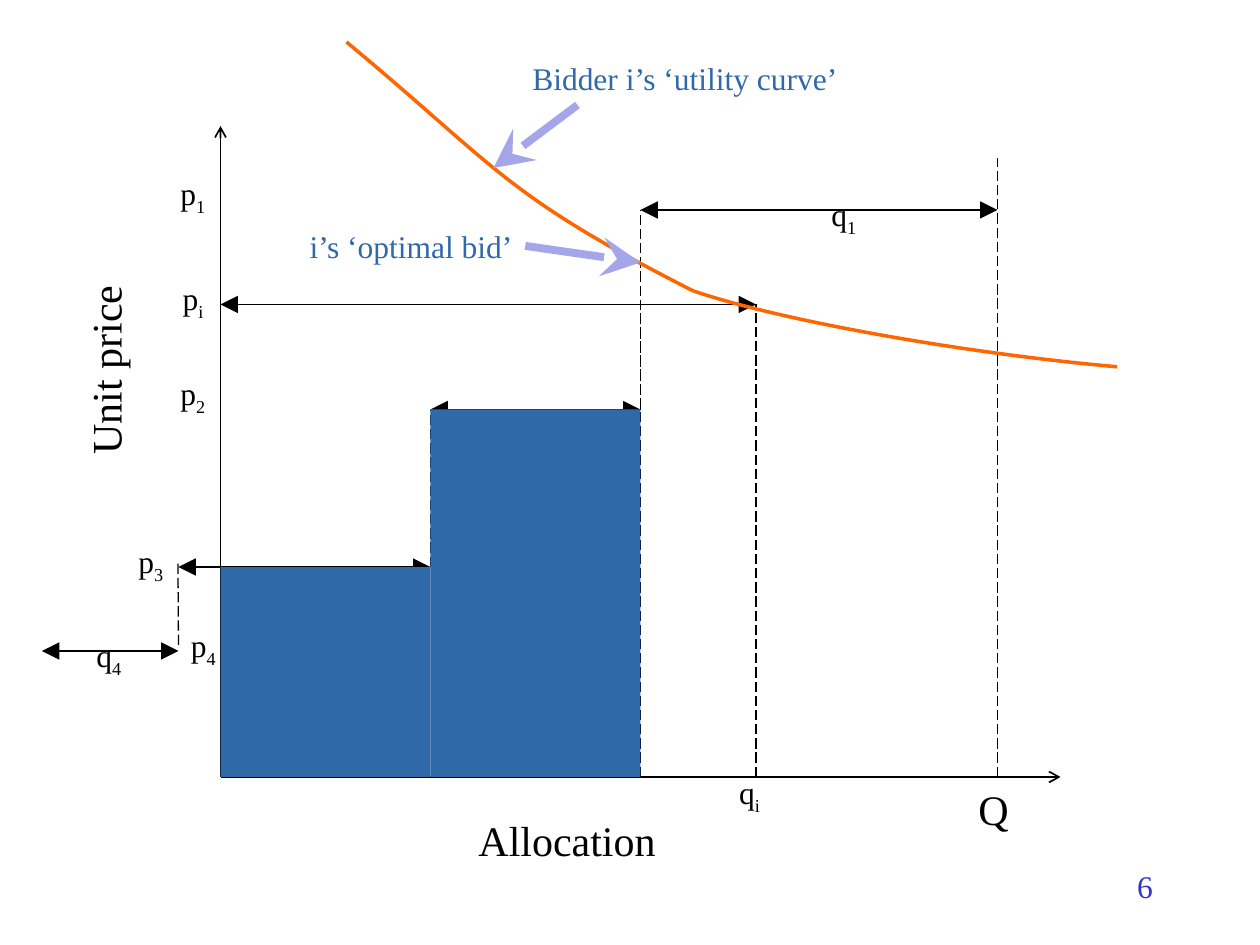
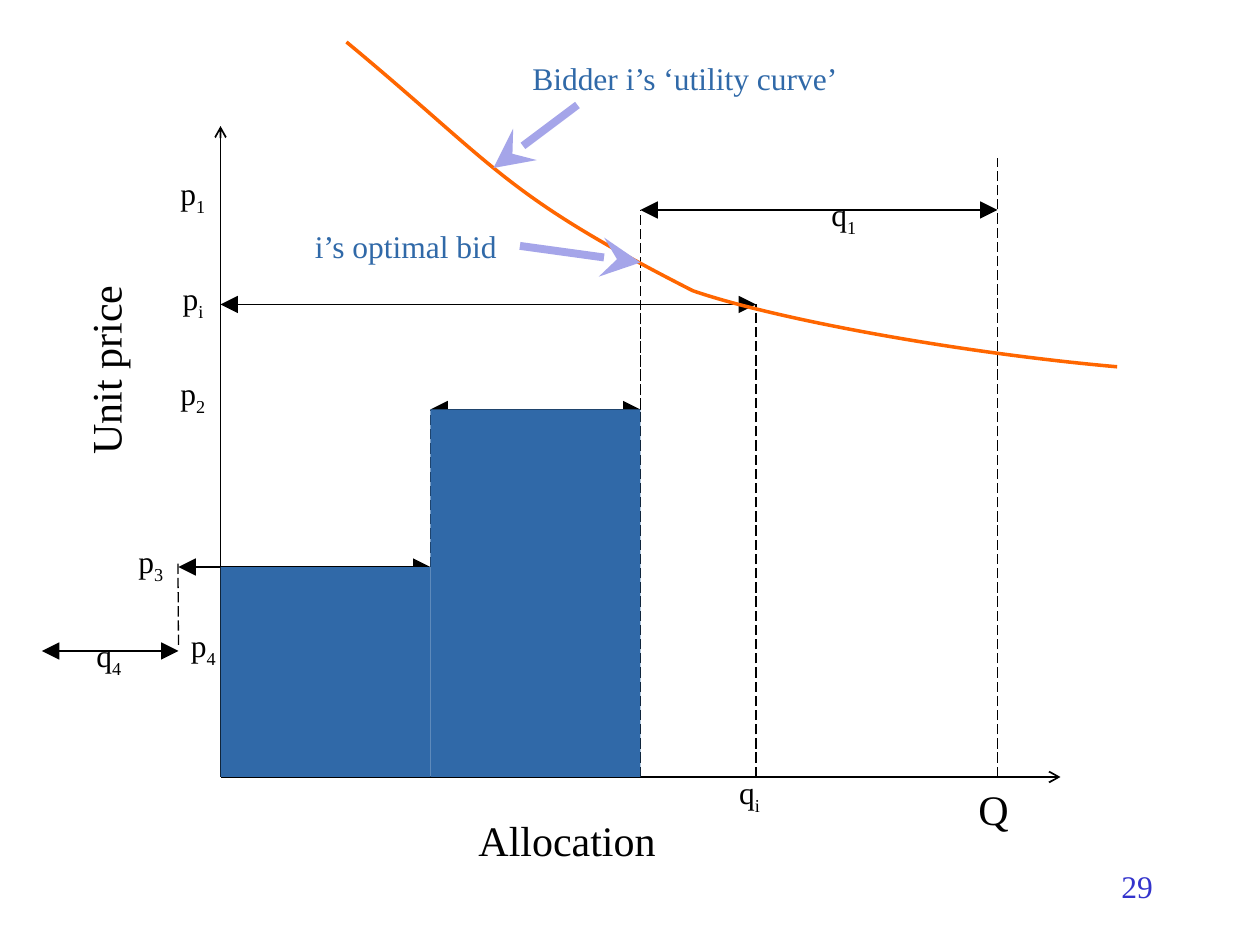
Before and after one commit to TonyWildish/P2P-Auction, a slide deck: slide 29 of Slides/PSP.pptx (slide 6 before the commit). Drawn at 1260x945 pixels with LibreOffice and Linux fonts; fonts in the diff are those of the drawing. Boxes give left, top, right and bottom in pixels: in the first picture for what was removed or moved away, otherwise in the second. Text is boxed around its words. In the diff, an @@ line names an element or a change of style, - is before the commit and + after.

```diff
--- a/Slides/PSP.pptx
+++ b/Slides/PSP.pptx
@@ text at (x1=315, y1=236, x2=496, y2=264): text changed @@
-i’s ‘optimal bid’
+i’s optimal bid
@@ arrow moved from (525, 246) - (640, 262) to (520, 246) - (640, 262) @@
@@ page number at (x1=1121, y1=877, x2=1152, y2=899): text changed @@
-6
+29
```
Also in this commit, not shown: 5 other slides changed, 25 slides added.
